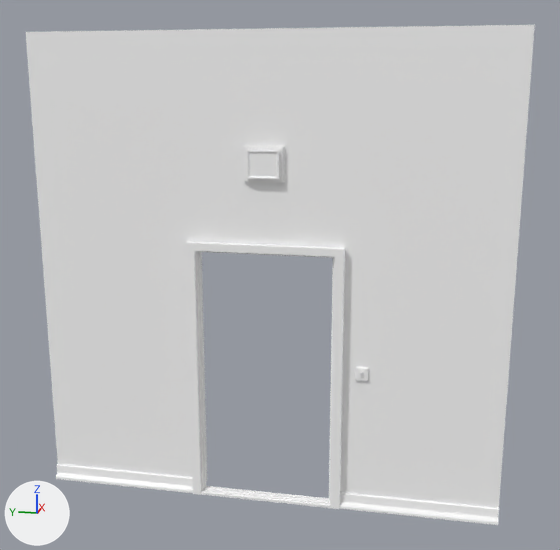
The FBX model Assets/AppResource/Env/Mesh/SM_Interior_Wall_Door_03.fbx: old version first, new version second.
Both versions are drawn from a 50 mm camera at (-6.12, -3.35, 3.58) aimed at (0.09, -2.11, 2.03). Lighting does not change. The marker at lower left points along +X, +Y and +Z. Where no turn or scale is listed for an object, it has been applied to the vertices.

In view in the first picture: 'SM_Interior_Wall_Door_03'.
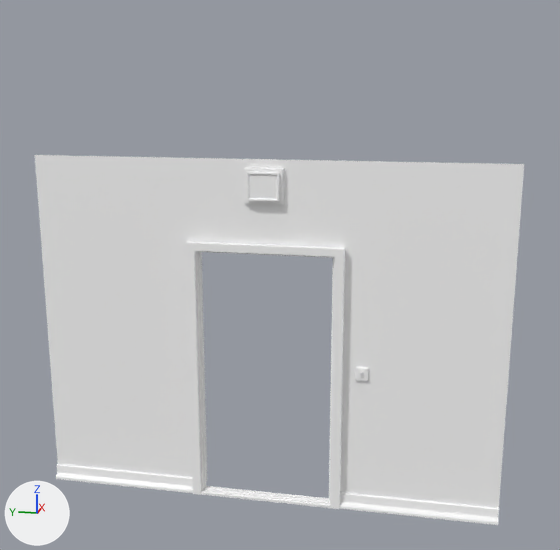
What differs and where, as boxes [x1, y1, x2, y2] in the pictures (560 x 550 px; the box of a moved part takes in the faces that stretch with it):
'SM_Interior_Wall_Door_03', reshaped (26% shorter)
    before: [26, 25, 535, 525]
    after: [35, 155, 524, 525]
part 1 of me_mesh, moved or reshaped
    before: [244, 146, 284, 183]
    after: [244, 168, 284, 205]
part 2 of me_mesh, deleted
    before: [26, 25, 535, 164]

The edits, one by one:
me_mesh has 198 vertices, 149 faces and spans x -0.06..0.19, y -4.0..0.0, z 0.0..4.0.
me_mesh is used by ob_sm_interior_wall_door_03; location (0.0, 0.0, 0.0).
Verts and faces of me_mesh; kept vertices keep their numbers, new ones are numbered from 198.
Before the commit, vertices of me_mesh: 0 (0.0, 0.0, 3.0) at pixel (34, 154), 2 (0.0, -4.0, 3.0) at pixel (524, 164), 6 (0.0, 0.0, 4.0) at pixel (25, 31), 7 (0.0, -4.0, 4.0) at pixel (534, 24).
me_mesh part 1: the loose piece of 32 vertices spanning x -0.06..0.0, y -2.16..-1.84, z 2.82..3.11 is moved by (0.0, 0.0, -0.18).
Part 2, on me_mesh:
Vertices deleted: 6, 7 (with the faces that use them).
